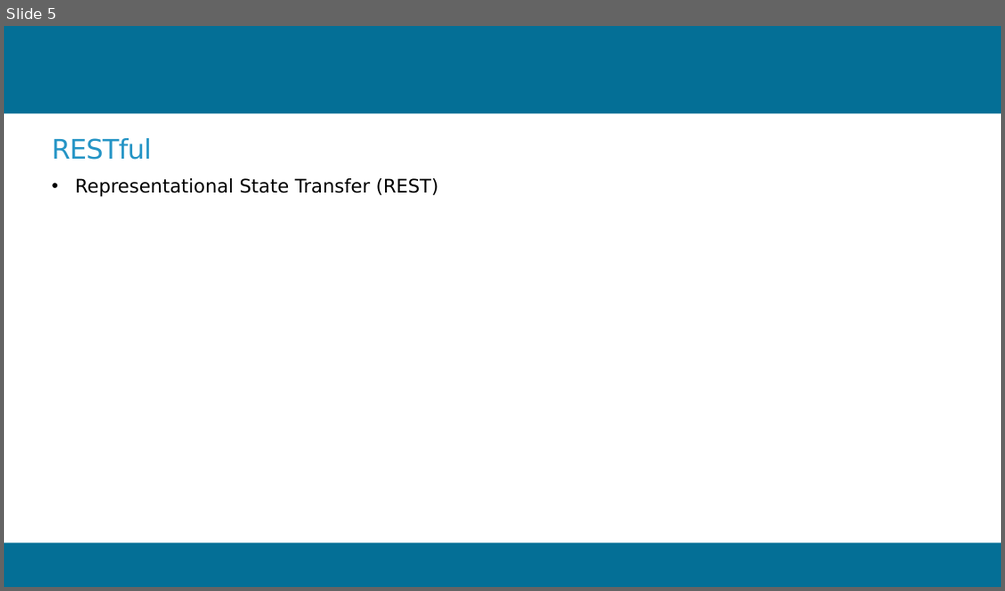
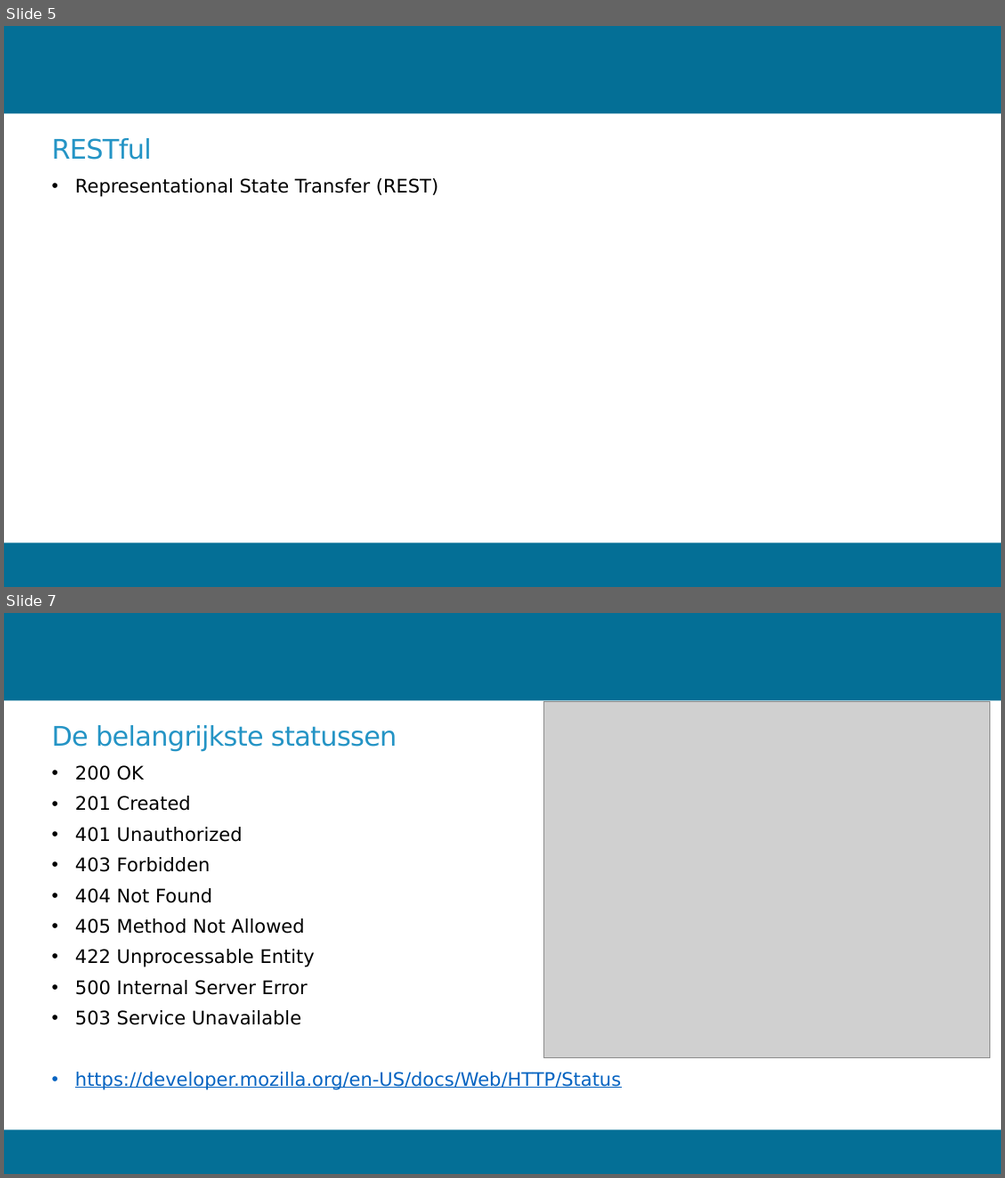
Before and after one commit to feddevanderlist/workshop, a slide deck: extraResources/Workshops-week3.pptx. Shown one above the other, each under a label of ours: slide 5 before the commit, slides 5 and 7 after it; the slides between them are not shown. The pictures are 1005x591 and 1005x1178 pixels, drawn with LibreOffice and Linux fonts; fonts in the diff are those of the drawing; grey boxes stand for pictures; background and template pictures are left out. Boxes give left, top, right and bottom in pixels: in the first picture for what was removed or moved away, otherwise in the second. Text is boxed around its words. In the diff, an @@ line names an element or a change of style, - is before the commit and + after.

```diff
--- a/extraResources/Workshops-week3.pptx
+++ b/extraResources/Workshops-week3.pptx
@@ slide 7 added at (4, 613, 1001, 1174), background #FFFFFF; not listed: 2 template elements that a slide beside it also shows @@
@@ picture added at (544, 701, 989, 1058) @@
@@ title added at (52, 725, 396, 751), 26 pt, text #2494C5 @@
+De belangrijkste statussen
@@ text added at (75, 765, 621, 1090), 18 pt, text #000000 @@
+• 200 OK
+• 201 Created
+• 401 Unauthorized
+• 403 Forbidden
+• 404 Not Found
+• 405 Method Not Allowed
+• 422 Unprocessable Entity
+• 500 Internal Server Error
+• 503 Service Unavailable
+• https://developer.mozilla.org/en-US/docs/Web/HTTP/Status
```
Also in this commit, not shown: 2 slides changed, 4 other slides added, 4 other files.
